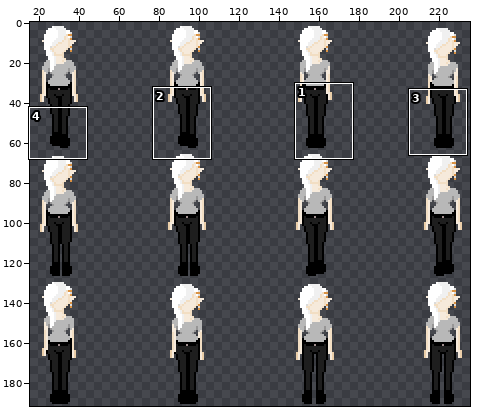
A sprite sheet gets an edit: res/characters/draav_F/walk/DraF_walk_down.png. The first picture is a wide view before the edit; the outline marks the close-up.
Close-up. Earlier state:
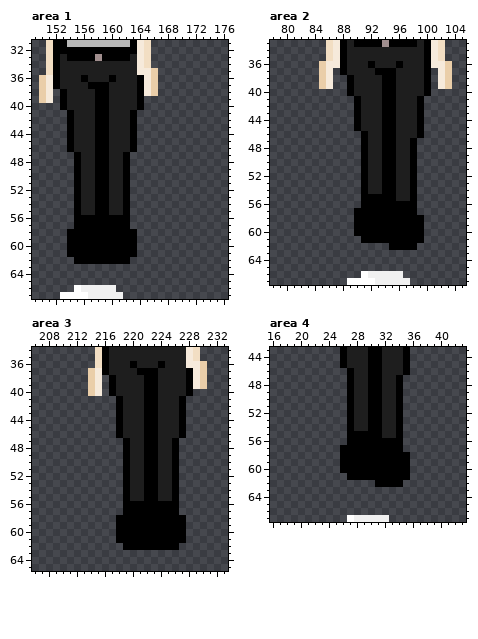
The file is 256x192 pixels. Colours within 5 levels of each other are drawn and written as one. Shown: area 1: x 149..176, y 31..67; area 2: x 78..105, y 33..67; area 3: x 206..233, y 34..65; area 4: x 16..43, y 43..67. The wide view leaves out empty margins. The commit also changed other parts of the picture, which this record leaves out.
Now the later version:
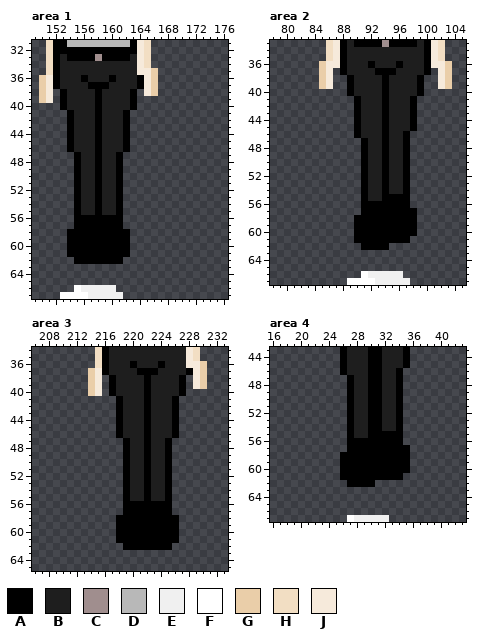
Palette (. is transparent): A #000000  B #1e1e1e  C #a08e8e  D #b8b8b8  E #f0f0f0  F #ffffff  G #eacea9  H #f2dec3  J #f6eadb
Change:
Area 1:
The author changed colour B to colour A in rows 38 to 40 at x 163; in rows 41 to 46 at x 162; in rows 47 to 55 at x 161.
The author changed colour A to colour B in rows 38 to 55 at x 159.
The edit erases colour A in rows 38 to 40 at x 164; in rows 41 to 46 at x 163; in rows 47 to 57 at x 162; in rows 58 to 61 at x 163; in row 62 at x 162.
Area 2:
Colour A now appears in row 46 at x 90; in row 61 at x 90; in row 62 at x 91 to 94.
The author changed colour B to colour A in rows 38 to 40 at x 99; in rows 41 to 45 at x 98; in rows 46 to 54 at x 97; in row 55 at x 96 to 97.
The author changed colour A to colour B in rows 38 to 45 at x 95; in row 46 at x 91 and 95; in rows 47 to 54 at x 95; in row 55 at x 92 to 93.
The edit erases colour A in rows 38 to 40 at x 100; in rows 41 to 46 at x 99; in rows 47 to 56 at x 98; in row 57 at x 90; in rows 58 to 60 at x 99; in row 61 at x 98 to 99.
The edit erases colour A in row 62 at x 95 to 98.
The edit erases colour B in row 46 at x 98.
Area 3:
The author changed colour B to colour A in rows 38 to 40 at x 227; in rows 41 to 46 at x 226; in rows 47 to 55 at x 225.
The author changed colour A to colour B in rows 38 to 55 at x 223.
The edit erases colour A in rows 38 to 40 at x 228; in rows 41 to 46 at x 227; in rows 47 to 57 at x 226; in rows 58 to 61 at x 227; in row 62 at x 226.
Area 4:
Colour A now appears in row 46 at x 26; in row 57 at x 35; in row 61 at x 26; in row 62 at x 27 to 30.
The author changed colour B to colour A in row 46 at x 34; in row 55 at x 32 to 33.
The author changed colour A to colour B in row 46 at x 27; in row 55 at x 28 to 29.
The edit erases colour A in row 46 at x 35; in row 57 at x 26; in row 61 at x 35; in row 62 at x 31 to 34.
Boxes around the changes in both close-ups, in picture pixels (x1, y1, x2, y2):
changed: (102, 89, 144, 264)
changed: (354, 75, 431, 250)
changed: (151, 375, 193, 550)
changed: (340, 368, 354, 375)
changed: (396, 368, 410, 375)
changed: (340, 431, 410, 452)
changed: (340, 473, 410, 487)
